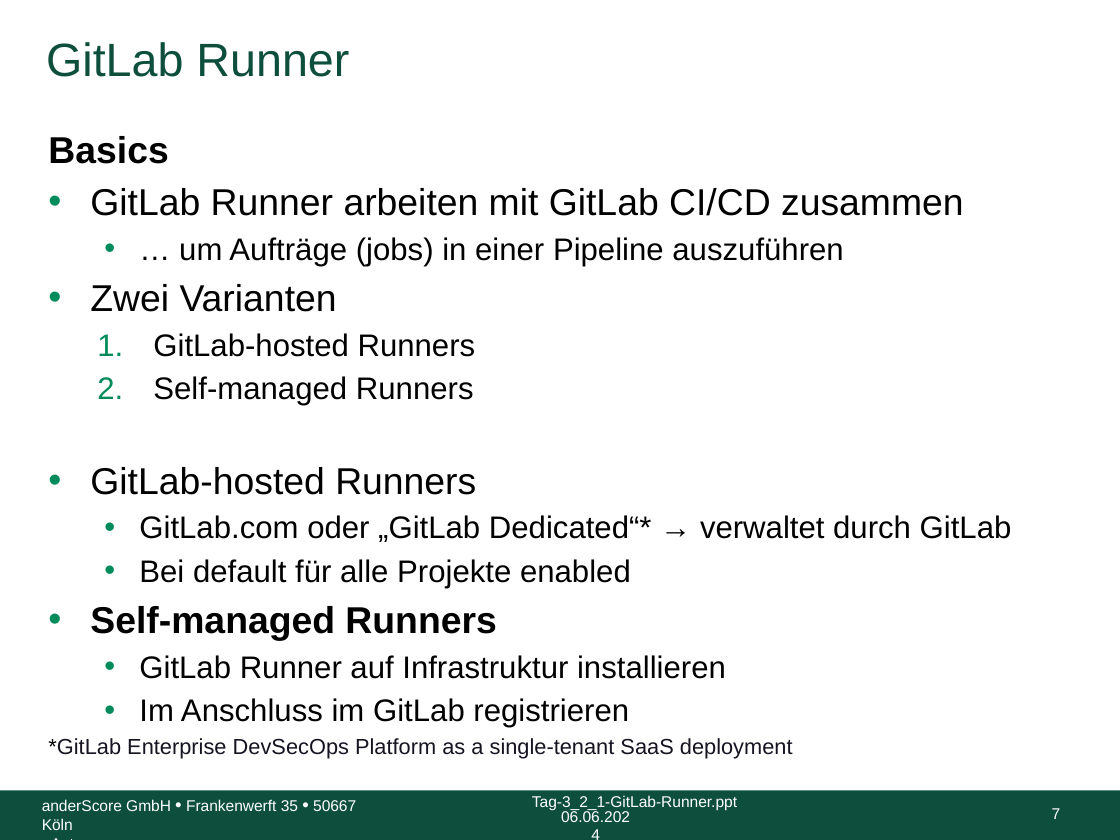
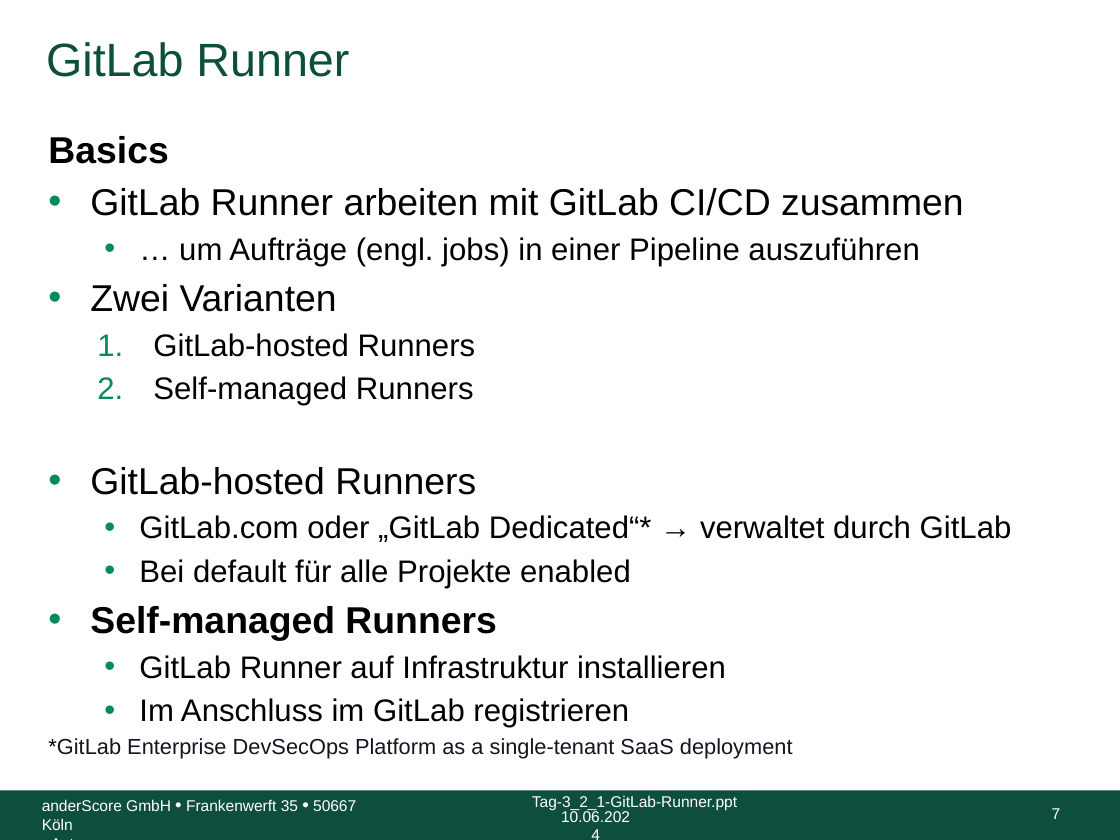
Before and after one commit to anderscore-gmbh/gitlab, a slide deck: slide 7 of slides/Tag-2_3-GitLab-Runner.pptx. Drawn at 1120x840 pixels with LibreOffice and Linux fonts; fonts in the diff are those of the drawing; background and template pictures are left out. Boxes give left, top, right and bottom in pixels: in the first picture for what was removed or moved away, otherwise in the second. Text is boxed around its words. In the diff, an @@ line names an element or a change of style, - is before the commit and + after.

Commit message:
Fix typo, Übungungsaufgaben ausformuliert

```diff
--- a/slides/Tag-2_3-GitLab-Runner.pptx
+++ b/slides/Tag-2_3-GitLab-Runner.pptx
@@ text at [179, 237, 919, 266]: text changed @@
-  • … um Aufträge (jobs) in einer Pipeline auszuführen
+  • … um Aufträge (engl. jobs) in einer Pipeline auszuführen
@@ text at [561, 809, 630, 822]: text changed @@
-06.06.2024
+10.06.2024
```
Also in this commit, not shown: 95 other slides changed, 3 slides added, 3 slides removed.
